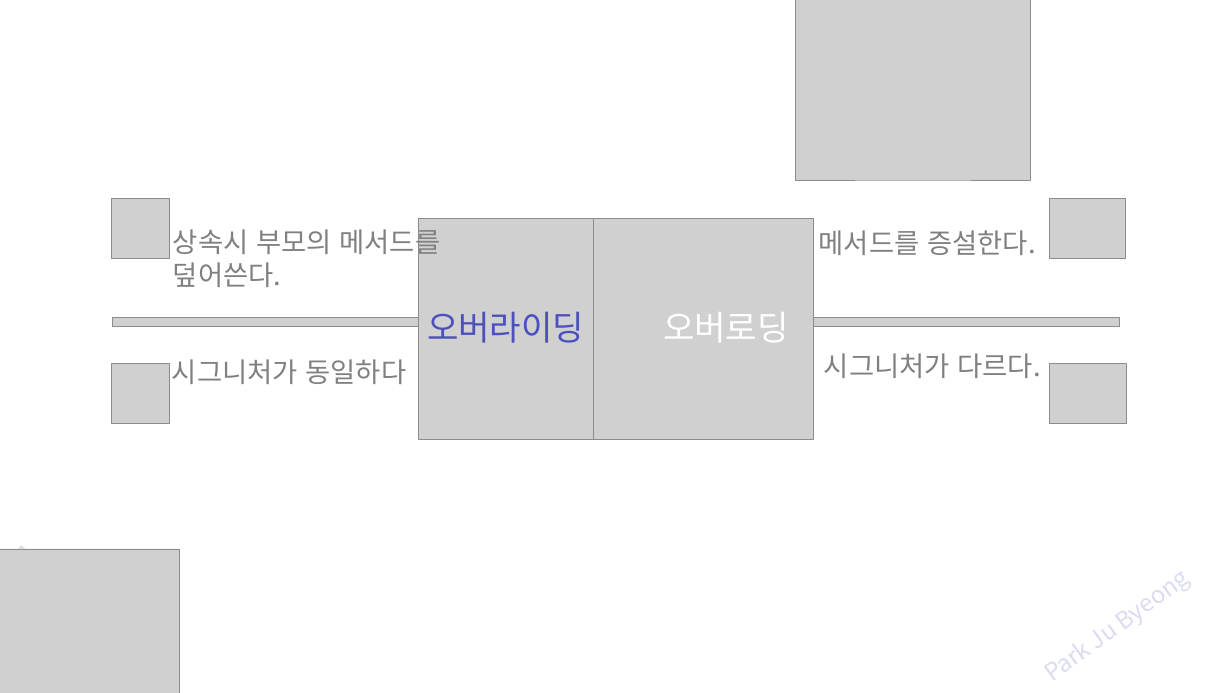
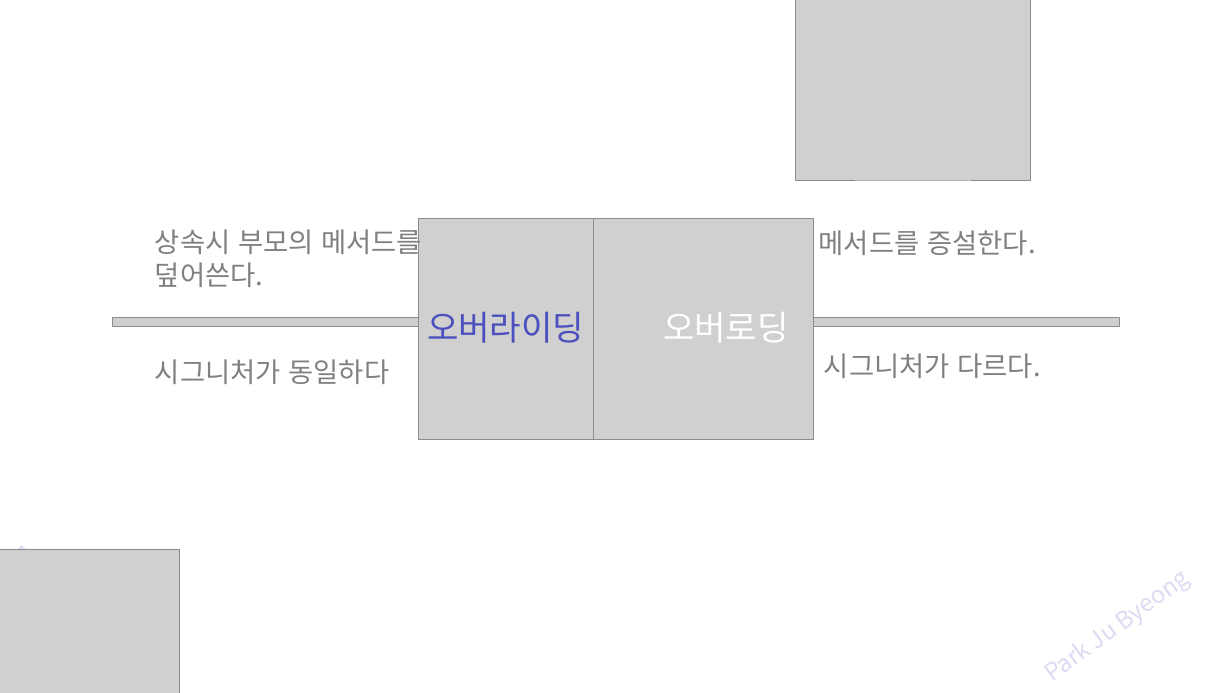
Before and after one commit to zest132/JavaLecture, a slide deck: slide 37 of JavaLecture/LectureFile/java 9강 상속과super.pptx (slide 33 before the commit). Drawn at 1232x693 pixels with LibreOffice and Linux fonts; fonts in the diff are those of the drawing; grey boxes stand for pictures. Boxes give left, top, right and bottom in pixels: in the first picture for what was removed or moved away, otherwise in the second. Text is boxed around its words. In the diff, an @@ line names an element or a change of style, - is before the commit and + after.

```diff
--- a/JavaLecture/LectureFile/java 9강 상속과super.pptx
+++ b/JavaLecture/LectureFile/java 9강 상속과super.pptx
@@ picture removed at [111, 198, 169, 258] @@
@@ picture removed at [1050, 198, 1126, 258] @@
@@ text "상속시 부모의 메서드를": place and size @@
-text "상속시 부모의 메서드를" at [173, 225, 440, 287]
+text "상속시 부모의 메서드를" at [155, 225, 422, 287]
@@ text "시그니처가 동일하다": place and size @@
-text "시그니처가 동일하다" at [172, 359, 407, 384]
+text "시그니처가 동일하다" at [155, 359, 390, 384]
@@ picture removed at [111, 363, 169, 423] @@
@@ picture removed at [1050, 363, 1126, 423] @@
```
Also in this commit, not shown: 14 other slides changed, 13 slides added, 5 slides removed, 4 other files.
